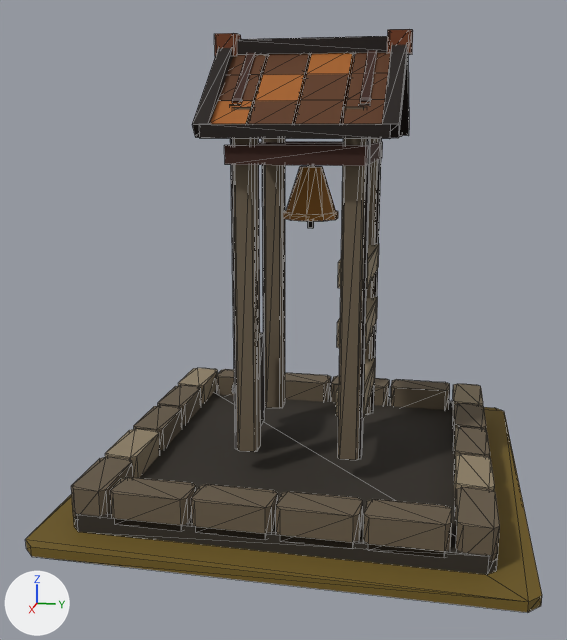
One commit to the glTF model art/bell-tower_t2/bell-tower_t2.glb: the scene before it, then after it.
Before and after are seen from a 50 mm lens placed at (4.19, 0.69, 1.95), pointed at (0.1, -0.13, 0.93). Every picture has the same lights, and +X, +Y and +Z are marked at lower left. The first picture is the older version. Mesh edges are drawn as thin lines. Vertices at exactly the same position are counted once.

Names of what the first picture shows: 'MMR | bell-tower | T02 Architecture.001', 'MMR | bell-tower | Tier 02 Ground.001'.
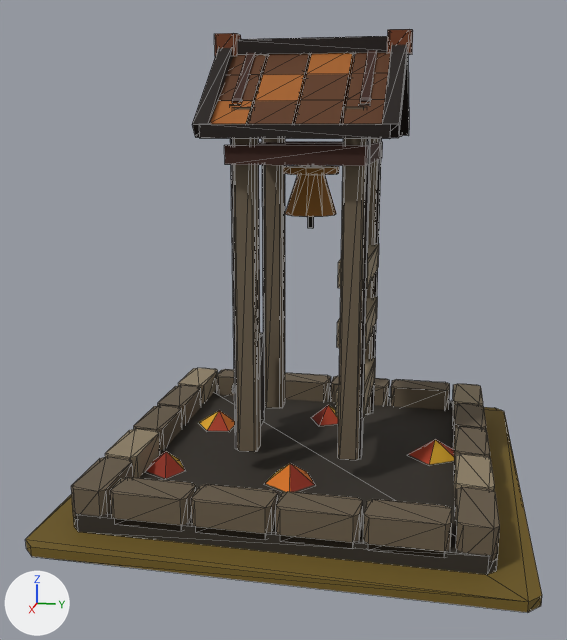
Location of each change, [x1, y1, x2, y2] in pixels of the pictures (567 x 640 px):
'MMR | bell-tower | T02 Autumn Dressing.001', added: after [146, 405, 454, 492]
'MMR | bell-tower | T02 Bell.001', added (brown): after [283, 165, 339, 217]
part 1 of me_mmr___bell_tower___t02_architecture_mesh_001, deleted: before [283, 211, 338, 221]

Patch to the scene script:
```diff
--- a/art/bell-tower_t2/bell-tower_t2.glb.py
+++ b/art/bell-tower_t2/bell-tower_t2.glb.py
@@ me_mmr___bell_tower___t02_architecture_mesh_001 @@
 # used by ob_mmr___bell_tower___t02_architecture_001; location = (0.0, 0.0, 0.05)
-me_mmr___bell_tower___t02_architecture_mesh_001.from_pydata(...)  # 820 vertices, 1344 faces; spans x -1.0..1.0, y -1.0..1.0, z 0.0..2.37
+me_mmr___bell_tower___t02_architecture_mesh_001.from_pydata(...)  # 780 vertices, 1272 faces; spans x -1.0..1.0, y -1.0..1.0, z 0.0..2.37
+# me_mmr___bell_tower___t02_architecture_mesh_001 part 1: the loose piece of 20 vertices spanning x -0.15..0.15, y -0.14..0.14, z 1.42..1.46 is deleted
+# other edits to the shape of me_mmr___bell_tower___t02_architecture_mesh_001 do not show in these pictures
 me_mmr___bell_tower___t02_architecture_mesh_001.materials.append(mat_mmr___shared_palette_atlas)
@@ me_mmr___bell_tower___t02_bell_001 @@
+me_mmr___bell_tower___t02_bell_001.from_pydata(...)  # a 10-sided cut cone along z (radius 0.14 at the low end, 0.06 at the high end) spanning x -0.14..0.14, y -0.133..0.133, z 1.445..1.695; a 10-sided cylinder along z spanning x -0.15..0.15, y -0.143..0.143, z 1.66..1.695
+me_mmr___bell_tower___t02_bell_001.materials.append(mat_mmr___shared_palette_atlas)  # picture img_mmr_shared_color_palette_64
@@ me_mmr___bell_tower___t02_autumn_dressing_001 @@
+me_mmr___bell_tower___t02_autumn_dressing_001.from_pydata(...)  # 30 vertices, 25 faces; spans x -0.61..0.58, y -0.83..0.85, z 0.09..0.19
+me_mmr___bell_tower___t02_autumn_dressing_001.materials.append(mat_mmr___shared_palette_atlas)  # picture img_mmr_shared_color_palette_64
@@ ob_mmr___bell_tower___t02_bell_001 @@
+ob_mmr___bell_tower___t02_bell_001 = bpy.data.objects.new('MMR | bell-tower | T02 Bell.001', me_mmr___bell_tower___t02_bell_001)
+ob_mmr___bell_tower___t02_bell_001.location = (0.0, 0.0, 0.05)
@@ ob_mmr___bell_tower___t02_autumn_dressing_001 @@
+ob_mmr___bell_tower___t02_autumn_dressing_001 = bpy.data.objects.new('MMR | bell-tower | T02 Autumn Dressing.001', me_mmr___bell_tower___t02_autumn_dressing_001)
+ob_mmr___bell_tower___t02_autumn_dressing_001.location = (0.0, 0.0, 0.05)
```
